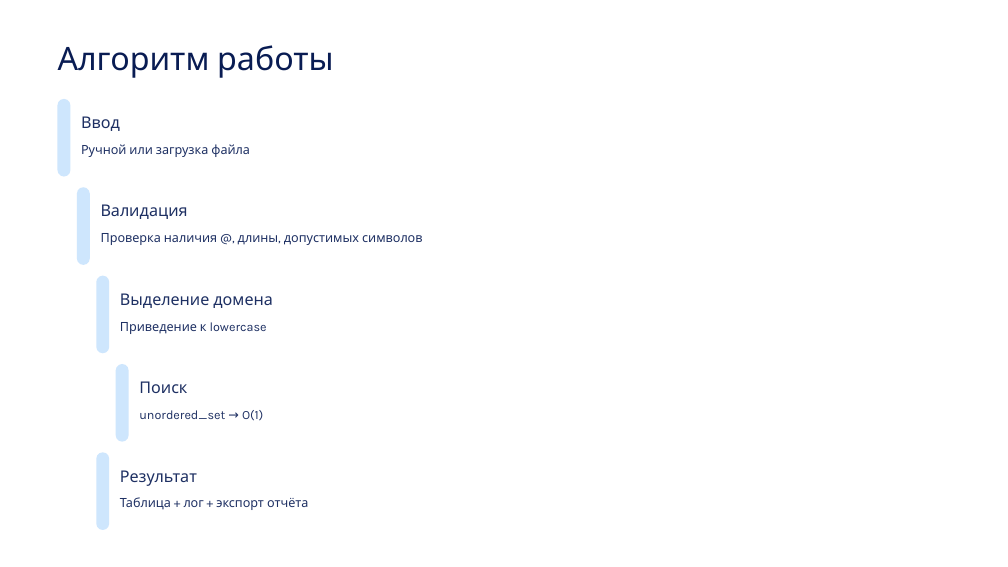
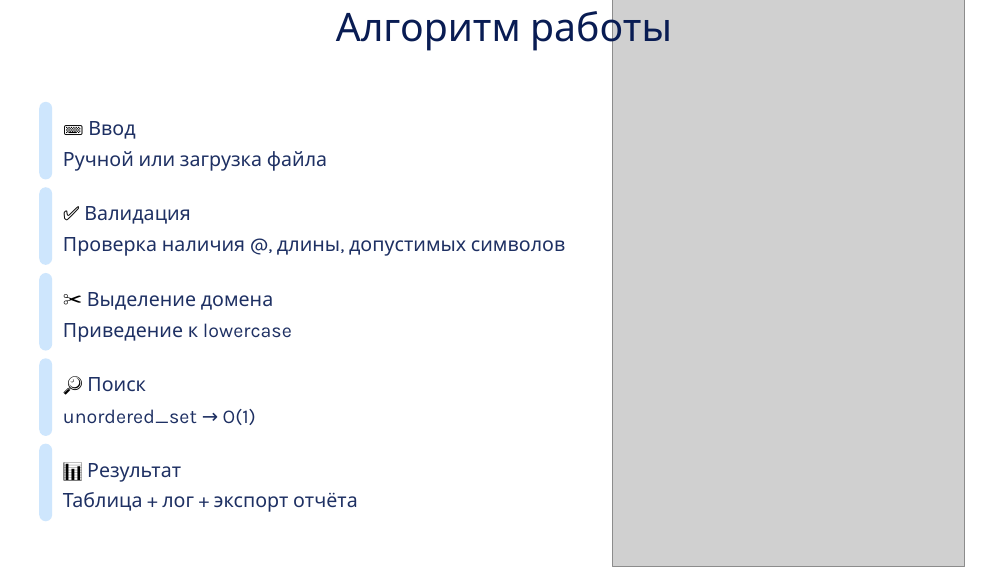
Before and after one commit to timzvorykin/TempMailChecker, a slide deck: slide 5 of Курсач презентация.pptx (slide 4 before the commit). Drawn at 1008x567 pixels with LibreOffice and Linux fonts; fonts in the diff are those of the drawing; grey boxes stand for pictures. Boxes give left, top, right and bottom in pixels: in the first picture for what was removed or moved away, otherwise in the second. Text is boxed around its words. In the diff, an @@ line names an element or a change of style, - is before the commit and + after.

```diff
--- a/Курсач презентация.pptx
+++ b/Курсач презентация.pptx
@@ text "Алгоритм работы": place and size @@
-text "Алгоритм работы" at (58,45,334,78)
+text "Алгоритм работы" at (336,4,672,51)
@@ text "Алгоритм работы" at (336,4,672,51): size 23 to 28 pt; alignment left to centre @@
@@ picture added at (613,0,965,566) @@
@@ rounded rectangle: place and size @@
-rounded rectangle at (57,99,71,176)
+rounded rectangle at (39,102,52,179)
@@ text "Ручной или загрузка файла": place and size @@
-text "Ручной или загрузка файла" at (81,144,250,157)
+text "Ручной или загрузка файла" at (63,151,327,171)
@@ text at (63,121,136,139): text changed; size 11.5 to 14 pt @@
-Ввод
+⌨️ Ввод
@@ rounded rectangle: place and size @@
-rounded rectangle at (77,187,90,265)
+rounded rectangle at (39,187,52,265)
@@ text at (84,206,190,224): text changed; size 11.5 to 14 pt @@
-Валидация
+✅ Валидация
@@ text "Проверка наличия @, длины, допустимых ...": place and size @@
-text "Проверка наличия @, длины, допустимых ..." at (101,233,422,245)
+text "Проверка наличия @, длины, допустимых ..." at (63,237,565,256)
@@ rounded rectangle: place and size @@
-rounded rectangle at (97,275,110,353)
+rounded rectangle at (39,273,52,351)
@@ text at (87,292,274,310): text changed; size 11.5 to 14 pt @@
-Выделение домена
+✂️ Выделение домена
@@ text "Приведение к lowercase": place and size @@
-text "Приведение к lowercase" at (120,322,267,334)
+text "Приведение к lowercase" at (63,323,292,342)
@@ rounded rectangle: place and size @@
-rounded rectangle at (116,364,129,442)
+rounded rectangle at (39,358,52,435)
@@ text at (87,377,146,392): text changed; size 11.5 to 14 pt @@
-Поиск
+🔎 Поиск
@@ text "unordered_set → O(1)": place and size @@
-text "unordered_set → O(1)" at (139,410,263,421)
+text "unordered_set → O(1)" at (63,409,256,425)
@@ rounded rectangle: place and size @@
-rounded rectangle at (97,453,110,530)
+rounded rectangle at (39,444,52,521)
@@ text at (87,463,181,482): text changed; size 11.5 to 14 pt @@
-Результат
+📊 Результат
@@ size 9 to 14 pt in 5 elements at (63,237,565,256), (63,323,292,342), (63,409,256,425), (63,151,327,171), (63,492,358,512) @@
@@ text "Таблица + лог + экспорт ...": place and size @@
-text "Таблица + лог + экспорт ..." at (120,497,309,510)
+text "Таблица + лог + экспорт ..." at (63,492,358,512)
```
Also in this commit, not shown: 6 other slides changed, 2 slides added.
